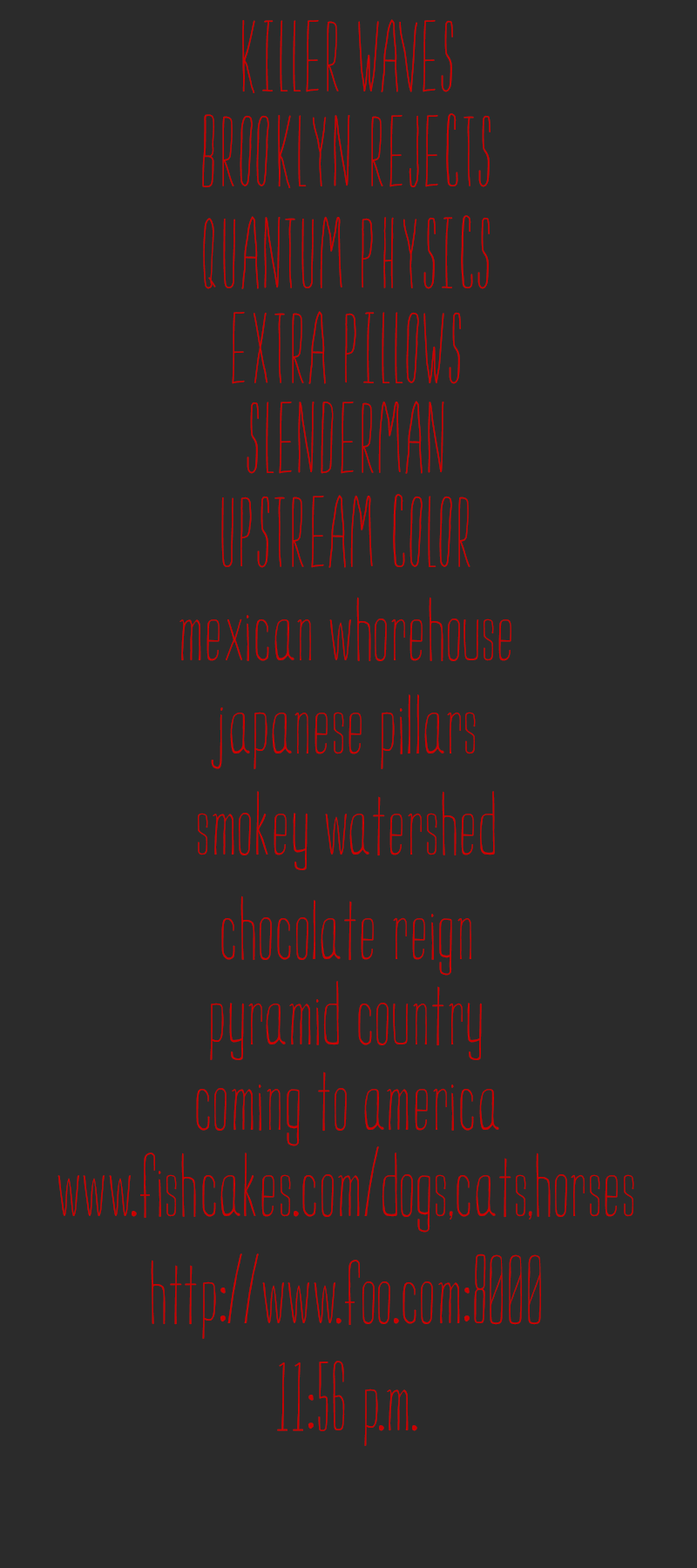
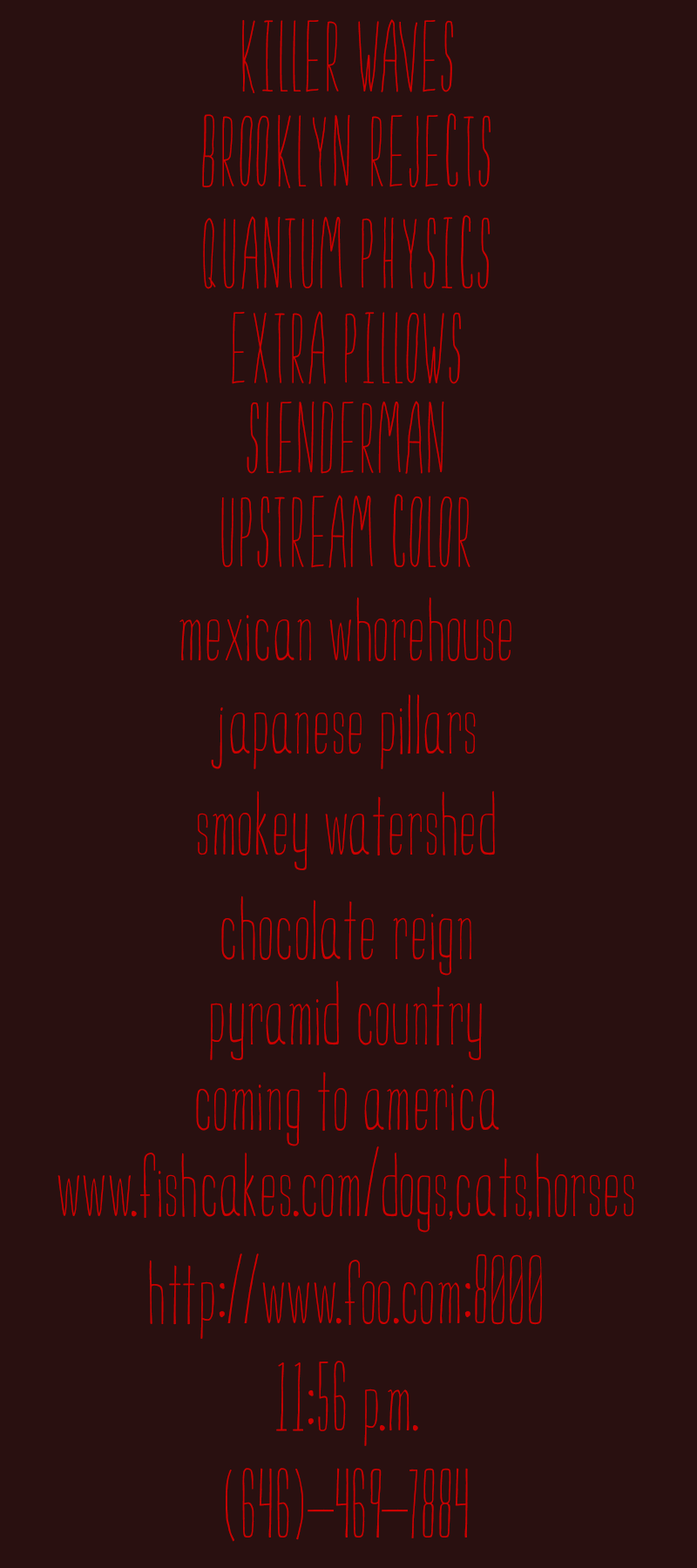
Two versions of the same layered image (697×1568). Layer-by-layer changes:
painted on "11:56 p.m." over [276, 1360, 419, 1432]
added layer "(646)-469-7884" in group "weird shit" over [225, 1467, 468, 1542]
painted on "http://www.foo.com:8000" over [148, 1253, 542, 1339]
painted on "Background" over [0, 0, 697, 1568]
